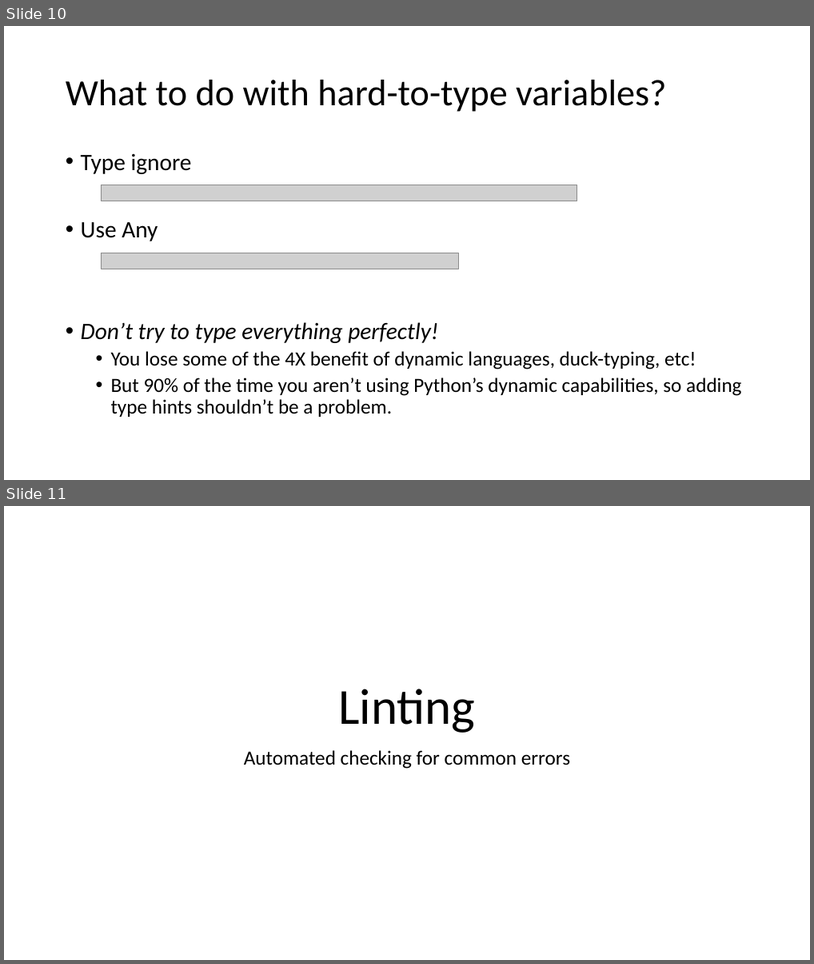
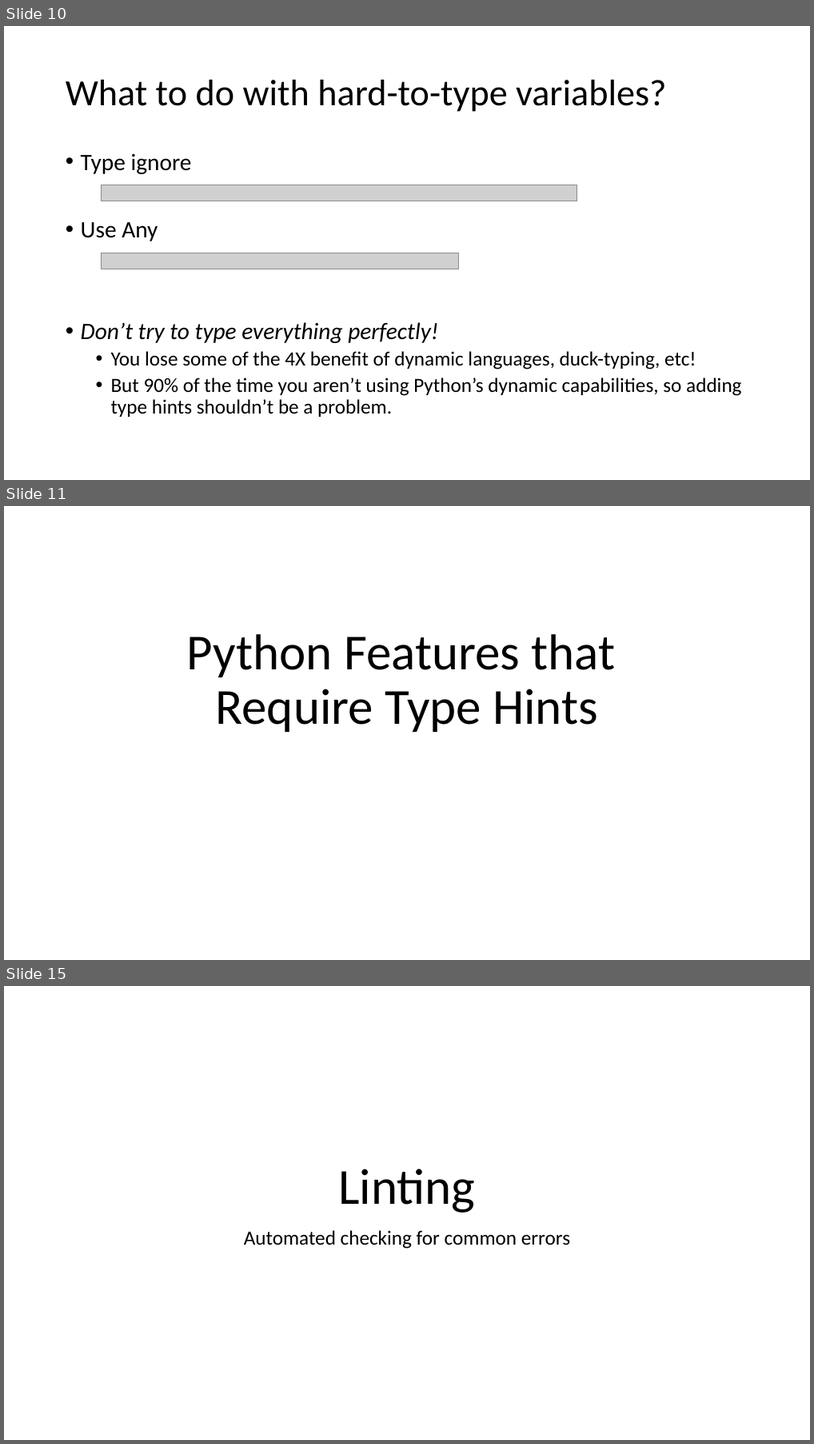
Before and after one commit to wbkdef/hettinger_mypy_linting_presentation, a slide deck: 2019-02-20_hettinger_mypy_and_type_hinting.pptx. Shown one above the other, each under a label of ours: slides 10 and 11 before the commit, slides 10, 11 and 15 after it; the slides between them are not shown. The pictures are 814x964 and 814x1444 pixels, drawn with LibreOffice and Linux fonts; fonts in the diff are those of the drawing; grey boxes stand for pictures. Boxes give left, top, right and bottom in pixels: in the first picture for what was removed or moved away, otherwise in the second. Text is boxed around its words. In the diff, an @@ line names an element or a change of style, - is before the commit and + after.

```diff
--- a/2019-02-20_hettinger_mypy_and_type_hinting.pptx
+++ b/2019-02-20_hettinger_mypy_and_type_hinting.pptx
@@ slide 11 added at <box>4,506,810,960</box>, background #FFFFFF @@
@@ title added at <box>187,634,616,732</box>, 60 pt, text #000000 @@
+Python Features that
+Require Type Hints
@@ what was slide 11 is now slide 15 @@
```
Also in this commit, not shown: 2 slides changed, 4 other slides added, 1 other file.
